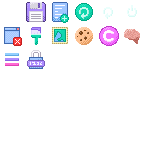
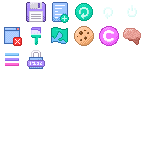
Two versions of the same layered image (144x144). Layer-by-layer changes:
renamed "Layer 9" to "Layer 10", painted on it over [51, 26, 141, 46]
